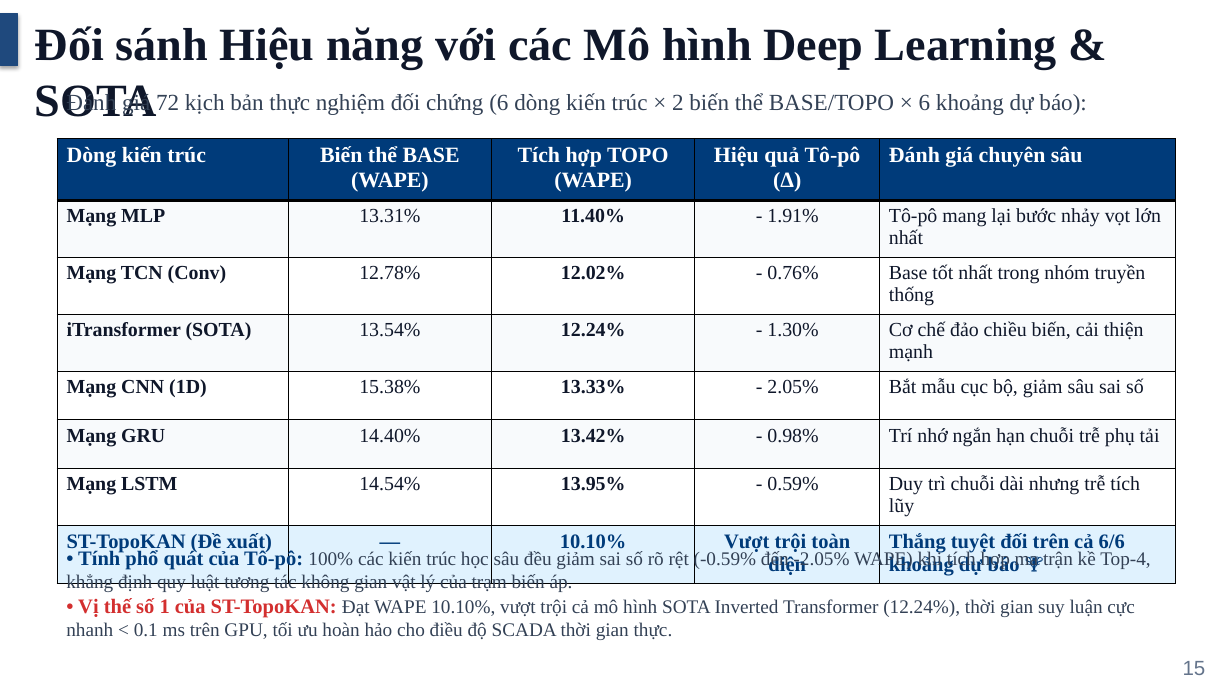
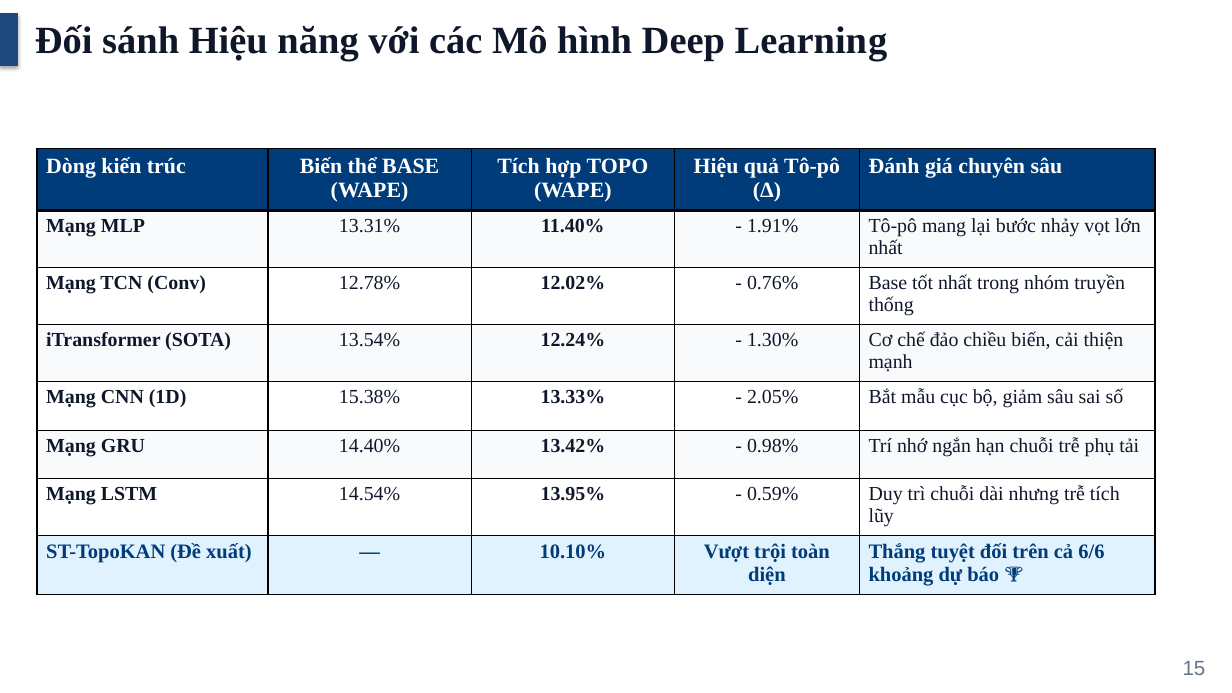
Before and after one commit to zudoan/ST-TopoKAN-PowerGrid, a slide deck: slide 12 of presentation/ST_TopoKAN.pptx. Drawn at 1232x693 pixels with LibreOffice and Linux fonts; fonts in the diff are those of the drawing. Boxes give left, top, right and bottom in pixels: in the first picture for what was removed or moved away, otherwise in the second. Text is boxed around its words. In the diff, an @@ line names an element or a change of style, - is before the commit and + after.

```diff
--- a/presentation/ST_TopoKAN.pptx
+++ b/presentation/ST_TopoKAN.pptx
@@ text at bbox=[35, 25, 888, 61]: text changed; size 36 to 30 pt @@
-Đối sánh Hiệu năng với các Mô hình Deep Learning & SOTA
+Đối sánh Hiệu năng với các Mô hình Deep Learning
@@ text removed at bbox=[66, 92, 1086, 116] @@
-Đánh giá 72 kịch bản thực nghiệm đối chứng (6 dòng kiến trúc × 2 biến thể BASE/TOPO × 6 khoảng dự báo):
@@ table: place and size @@
-table at bbox=[57, 139, 1176, 580]
+table at bbox=[37, 149, 1155, 594]
@@ text removed at bbox=[66, 549, 1150, 640] @@
-• Tính phổ quát của Tô-pô: 100% các kiến trúc học sâu đều giảm sai số rõ rệt (-0.59% đến -2.05% WAPE) khi tích hợp ma trận kề Top-4, khẳng định quy luật tương tác không gian vật lý của trạm biến áp.
-• Vị thế số 1 của ST-TopoKAN: Đạt WAPE 10.10%, vượt trội cả mô hình SOTA Inverted Transformer (12.24%), thời gian suy luận cực nhanh < 0.1 ms trên GPU, tối ưu hoàn hảo cho điều độ SCADA thời gian thực.
```
Also in this commit, not shown: 1 other slide changed, 4 other files.
